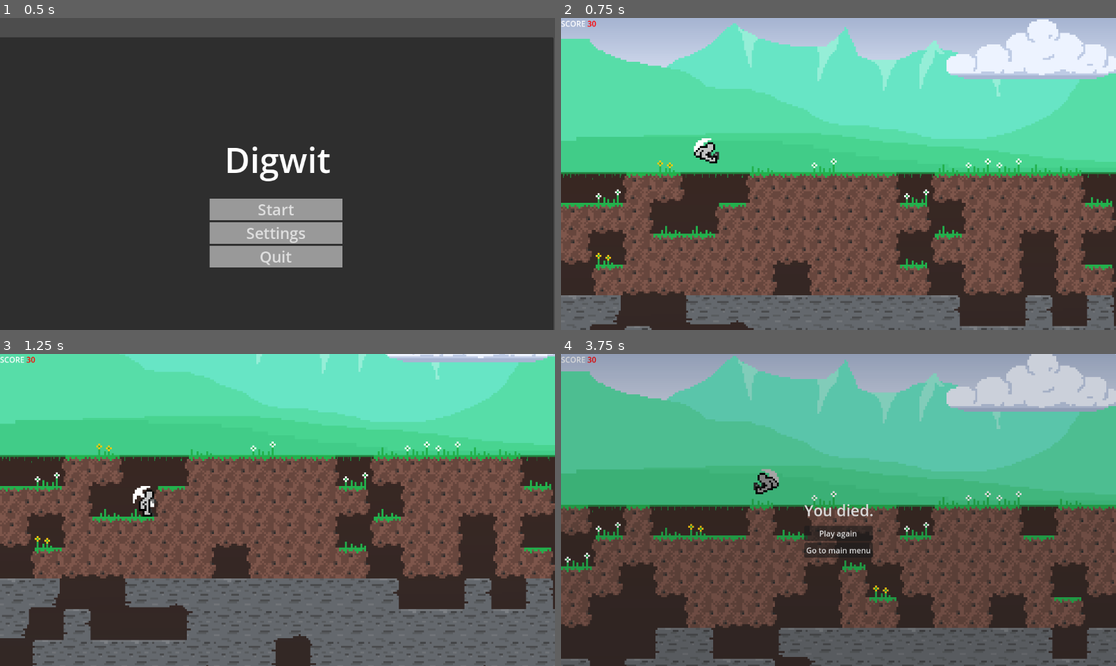
Above: before the commit, frames 1-4 (two rows, left to right).
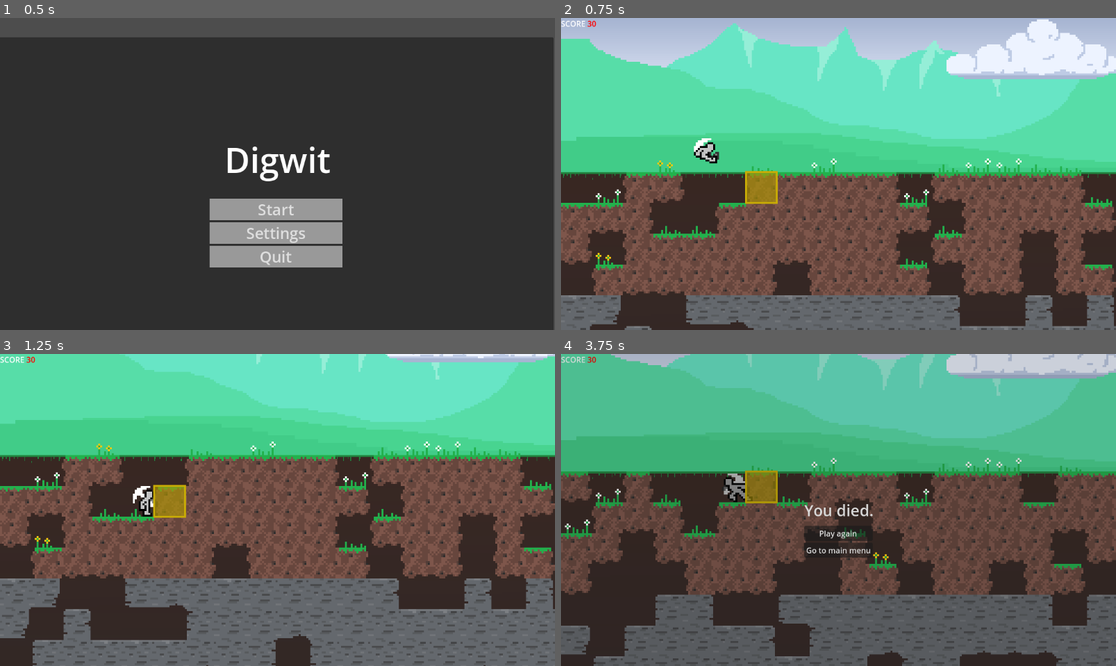
Above: after the commit, the same moments.

Repository: d-v-b/ld58
Game: Godot game, scene res://scenes/main_menu.tscn
Same seed, same stepped clock (60 frames per second), same inputs: the game is played once before the commit and once after it.
Inputs (mouse positions are in pixels of both pictures, inside the frame that each line leads up to):
- Up to frame 1 (0.5 s): no input
- Up to frame 2 (0.75 s): click "Start" at 0.5 s
- Up to frame 3 (1.25 s): no input
- Up to frame 4 (3.75 s): move the mouse to (577, 363) at 1.27 s; hold D (move_right) 1.28-2 s; tap X (action_die) at 1.35, 3.6 s; tap Space (action_jump) at 1.52, 3.02 s; click "Play again" at 2 s; move the mouse to (727, 525) at 2.77 s; hold D (move_right) 2.78-3.53 s; tap F (action_mine) at 2.85 s; move the mouse to (894, 441) at 3.52 s; hold A (move_left) from 3.53 s (still down)

Frame 1 is identical in both runs. In frame 2, 0.6% of the frame differs, in the area x 33-40%, y 48-60%; in frame 3, 0.6%; in frame 4, 62%, in the area x 0-100%, y 0-100%.
Error before the commit: Parse Error: Too many arguments for "new()" call. Expected at most 1 but received 3. (res://scripts/mining_blocks/factory.gd:11)

Commit message:
Fix broken game

Diff:
--- a/Collector/scripts/mining_blocks/indestructible.gd
+++ b/Collector/scripts/mining_blocks/indestructible.gd
@@ -1,5 +1,5 @@
 class_name MiningBlockIndestructible extends MiningBlock
 
-func _init(world_position: Vector2) -> void:
-	super._init(world_position)
+func _init(_world : World2D, world_position: Vector2, _tile_position: Vector2i) -> void:
+	super._init(_world, world_position, _tile_position)
 	health = 1000
